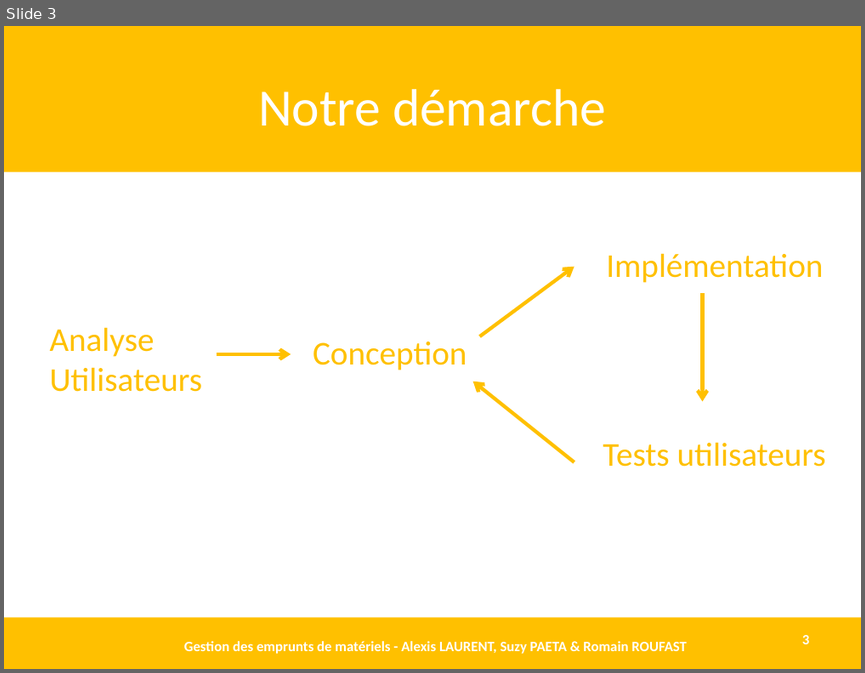
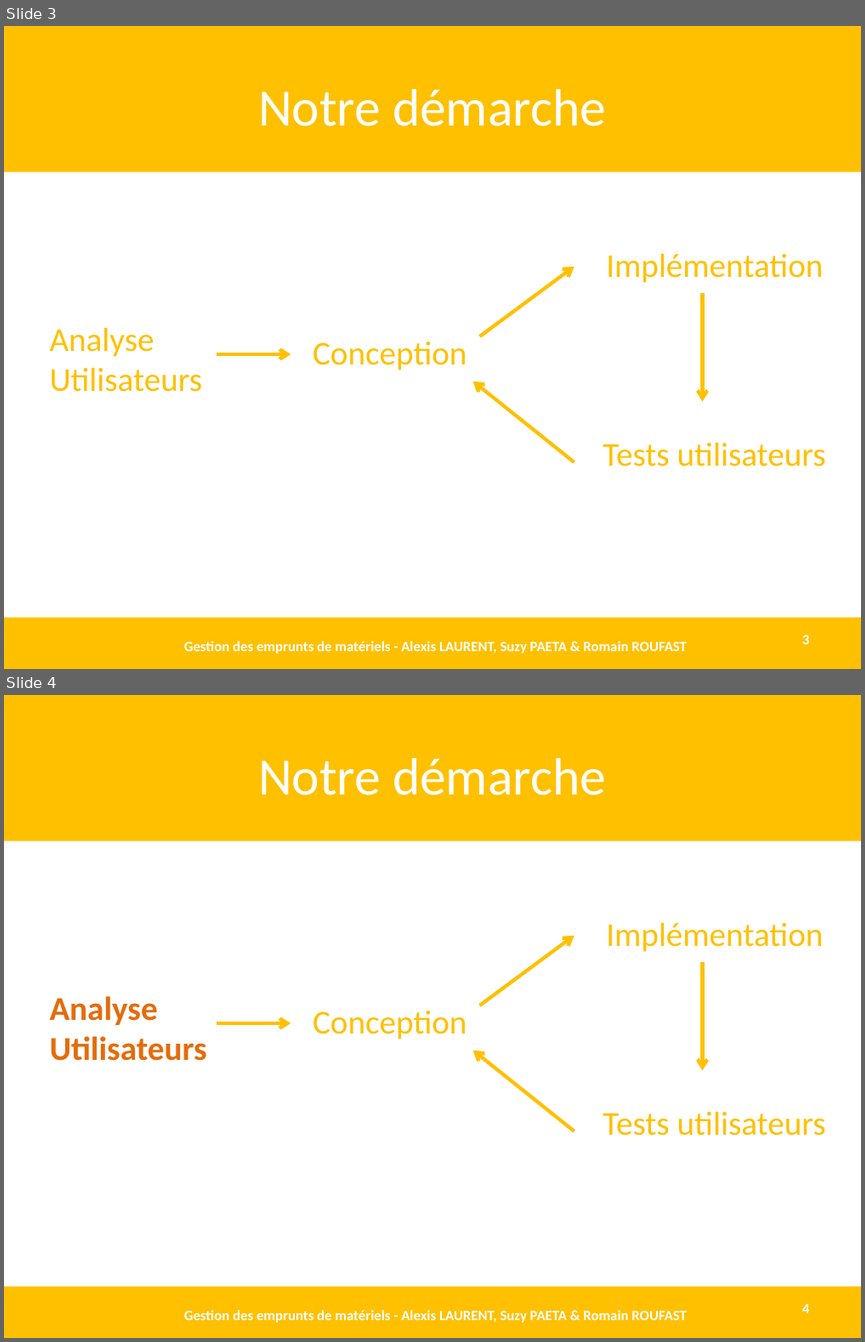
Before and after one commit to AlexisLaurent/Gestion_des_Emprunts, a slide deck: Livrables/D1.3 - DEF.pptx. Shown one above the other, each under a label of ours: slide 3 before the commit, slides 3 and 4 after it. The pictures are 865x673 and 865x1342 pixels, drawn with LibreOffice and Linux fonts; fonts in the diff are those of the drawing. Boxes give left, top, right and bottom in pixels: in the first picture for what was removed or moved away, otherwise in the second. Text is boxed around its words. In the diff, an @@ line names an element or a change of style, - is before the commit and + after.

```diff
--- a/Livrables/D1.3 - DEF.pptx
+++ b/Livrables/D1.3 - DEF.pptx
@@ slide 4 added at (x1=4, y1=695, x2=861, y2=1338), background #FFFFFF @@
@@ rectangle added at (x1=4, y1=695, x2=861, y2=840), fill #FFC000 @@
@@ title added at (x1=258, y1=758, x2=606, y2=795), 44 pt, text #FFFFFF @@
+Notre démarche
@@ text added at (x1=606, y1=922, x2=823, y2=952), 28 pt, text #FFC000 @@
+Implémentation
@@ arrow added from (479, 1005) to (574, 936), #FFC000 3 pt @@
@@ arrow added from (703, 962) to (703, 1071), #FFC000 3 pt @@
@@ text added at (x1=50, y1=996, x2=207, y2=1061), 28 pt, text #E46C0A, bold @@
+Analyse Utilisateurs
@@ arrow added from (216, 1023) to (291, 1023), #FFC000 3 pt @@
@@ text added at (x1=313, y1=1010, x2=466, y2=1039), 28 pt, text #FFC000 @@
+Conception
@@ arrow added from (574, 1131) to (472, 1049), #FFC000 3 pt @@
@@ text added at (x1=602, y1=1111, x2=826, y2=1135), 28 pt, text #FFC000 @@
+Tests utilisateurs
@@ rectangle added at (x1=4, y1=1287, x2=861, y2=1338), fill #FFC000 @@
@@ page number added at (x1=802, y1=1304, x2=809, y2=1313), 12 pt, text #FFFFFF, bold @@
+4
@@ text added at (x1=184, y1=1310, x2=687, y2=1322), 12 pt, text #FFFFFF, bold @@
+Gestion des emprunts de matériels - Alexis LAURENT, Suzy PAETA & Romain ROUFAST
```
Also in this commit, not shown: 3 slides changed, 12 other slides added, 1 other file.
